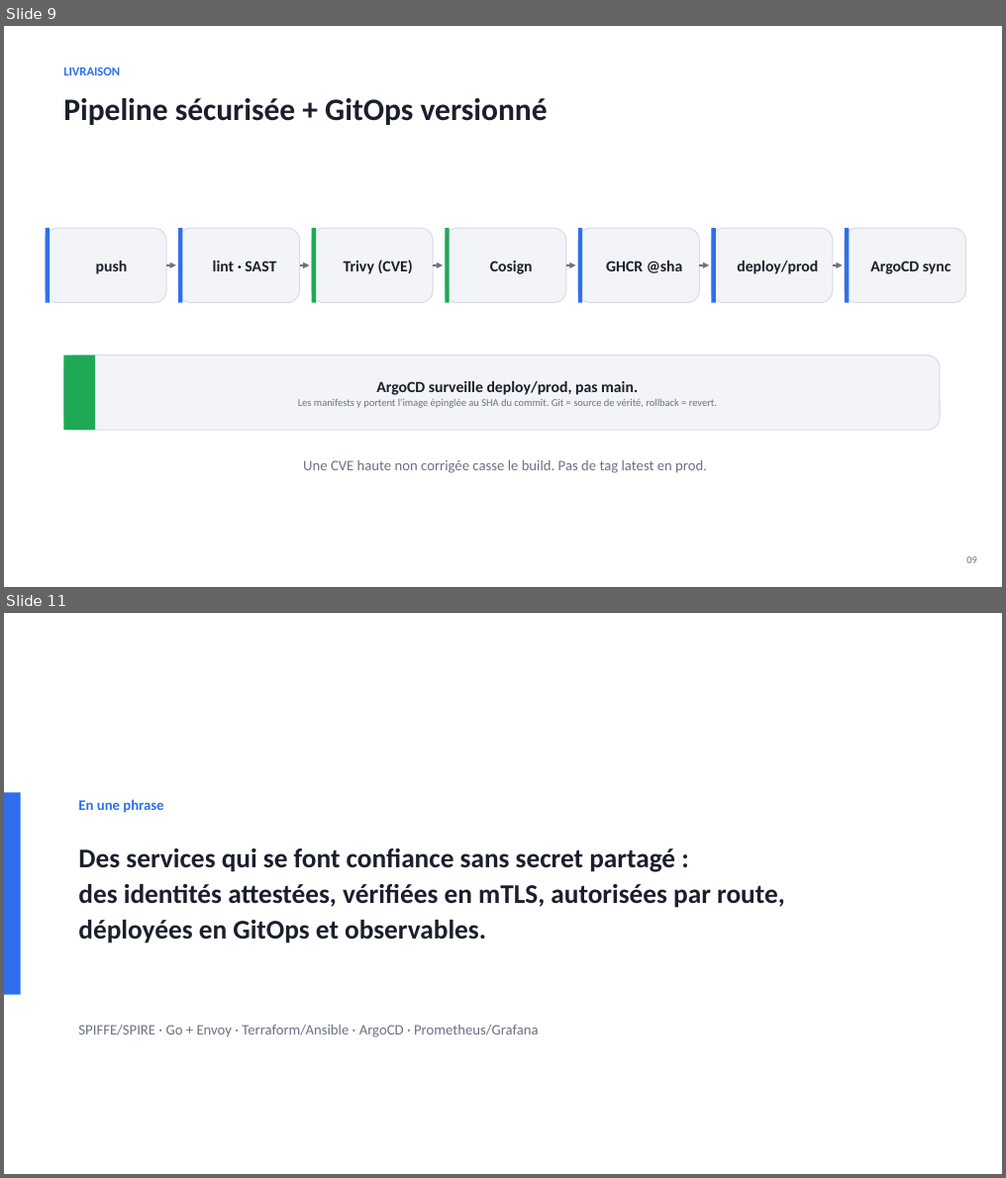
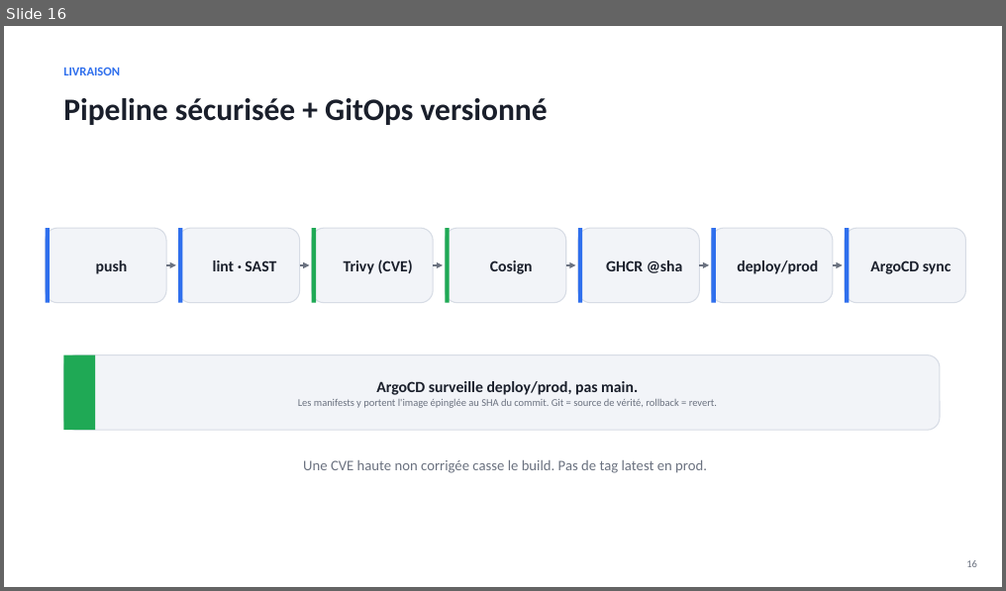
Before and after one commit to Sipixer/SPIRE-DevSecOps, a slide deck: slides/SPIRE-Zero-Trust.pptx. Shown one above the other, each under a label of ours: slides 9 and 11 before the commit, slide 16 after it; the slides between them are not shown. The pictures are 1006x1178 and 1006x591 pixels, drawn with LibreOffice and Linux fonts; fonts in the diff are those of the drawing. Boxes give left, top, right and bottom in pixels: in the first picture for what was removed or moved away, otherwise in the second. Text is boxed around its words. In the diff, an @@ line names an element or a change of style, - is before the commit and + after.

Commit message:
slides: deck réécrit en narratif d'évolution v1 -> v2
- 11 -> 17 slides. Fil rouge : le zero-trust (2 principes) porté
  différemment par les 2 versions.
- V1 (SPIRE manuel) : identité SVID, mTLS+policy en code, Envoy manuel,
  puis une slide 'limites' (charnière).
- V2 (Istio) : bascule (l'app -> le mesh), AuthorizationPolicy déclaratives,
  le 403 démontré, Kiali observable.
- slide comparaison v1 vs v2 (identité/mTLS/autz/observabilité).
- slide accès zero-trust : JIT SSH + Cloudflare Tunnel/Access.
- infra à jour (Istio au lieu de SPIRE dans les slides plateforme/CI).

```diff
--- a/slides/SPIRE-Zero-Trust.pptx
+++ b/slides/SPIRE-Zero-Trust.pptx
@@ slide 11 removed at bbox=[4, 613, 1002, 1174], background #FFFFFF @@
@@ rectangle removed at bbox=[4, 792, 21, 995] @@
@@ text removed at bbox=[78, 799, 163, 813] @@
-En une phrase
@@ text removed at bbox=[78, 849, 785, 944] @@
-Des services qui se font confiance sans secret partagé :
-des identités attestées, vérifiées en mTLS, autorisées par route,
-déployées en GitOps et observables.
@@ text removed at bbox=[78, 1025, 539, 1038] @@
-SPIFFE/SPIRE · Go + Envoy · Terraform/Ansible · ArgoCD · Prometheus/Grafana
@@ what was slide 9 is now slide 16 @@
@@ slide 16 changed as well @@
@@ text at bbox=[966, 561, 977, 568]: text changed @@
-09
+16
```
Also in this commit, not shown: 7 other slides changed, 9 slides added, 2 other slides removed, 1 other file.
